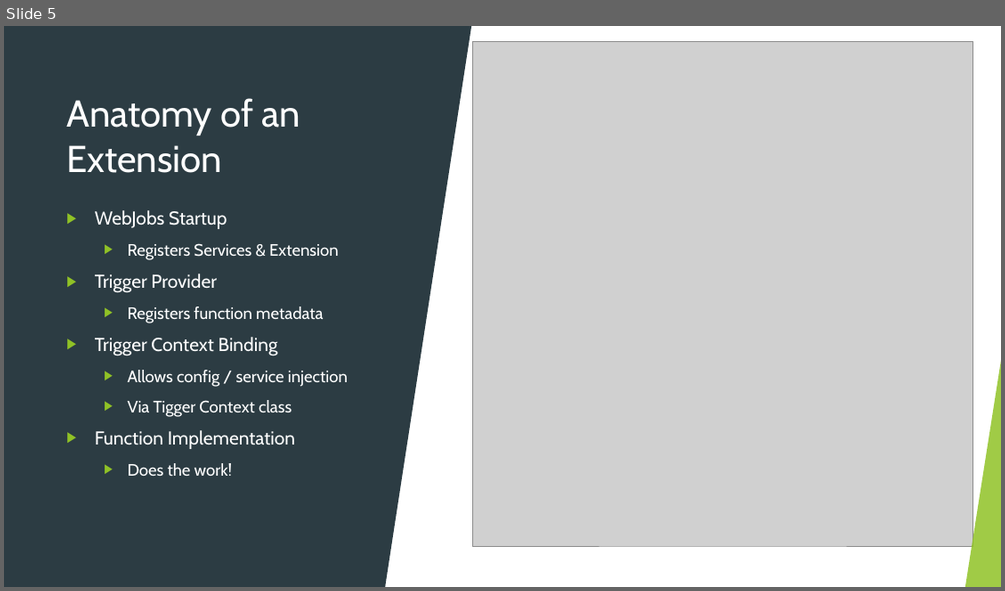
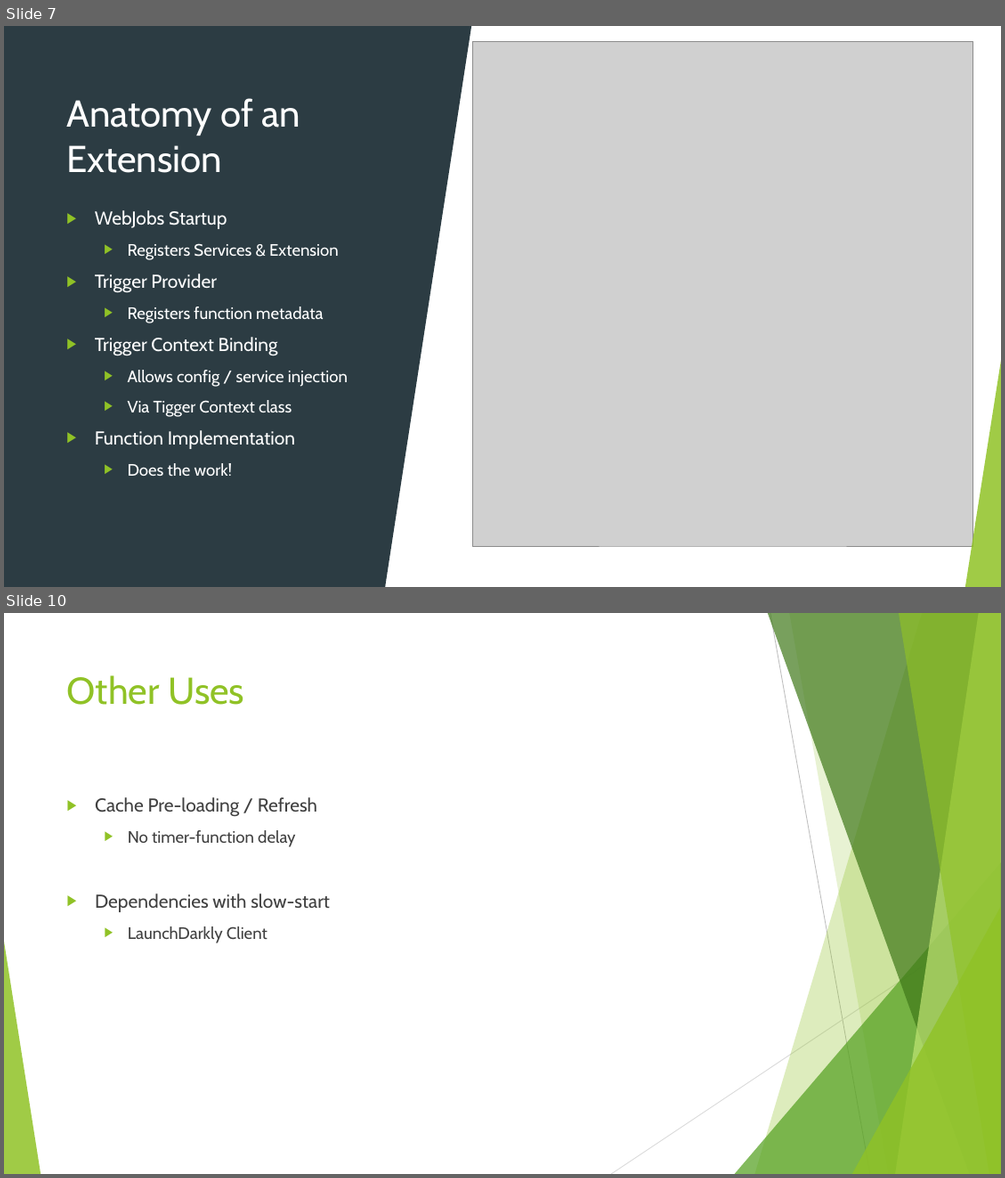
Before and after one commit to Rammesses/Azure.Functions.HealthEndpoints, a slide deck: Global Azure London - 2023-05-12.pptx. Shown one above the other, each under a label of ours: slide 5 before the commit, slides 7 and 10 after it; the slides between them are not shown. The pictures are 1005x591 and 1005x1178 pixels, drawn with LibreOffice and Linux fonts; fonts in the diff are those of the drawing; grey boxes stand for pictures. Boxes give left, top, right and bottom in pixels: in the first picture for what was removed or moved away, otherwise in the second. Text is boxed around its words. In the diff, an @@ line names an element or a change of style, - is before the commit and + after.

```diff
--- a/Global Azure London - 2023-05-12.pptx
+++ b/Global Azure London - 2023-05-12.pptx
@@ slide 10 added at [4,613,1001,1174], background #FFFFFF; not listed: 10 template elements that a slide beside it also shows @@
@@ title added at [67,675,244,705], 36 pt, text #90C226 @@
+Other Uses
@@ text added at [95,797,330,943], 18 pt, text #404040 @@
+▶ Cache Pre-loading / Refresh
+  ▶ No timer-function delay
+▶ Dependencies with slow-start
+  ▶ LaunchDarkly Client
@@ what was slide 5 is now slide 7 @@
```
Also in this commit, not shown: 2 slides changed, 6 other slides added.
